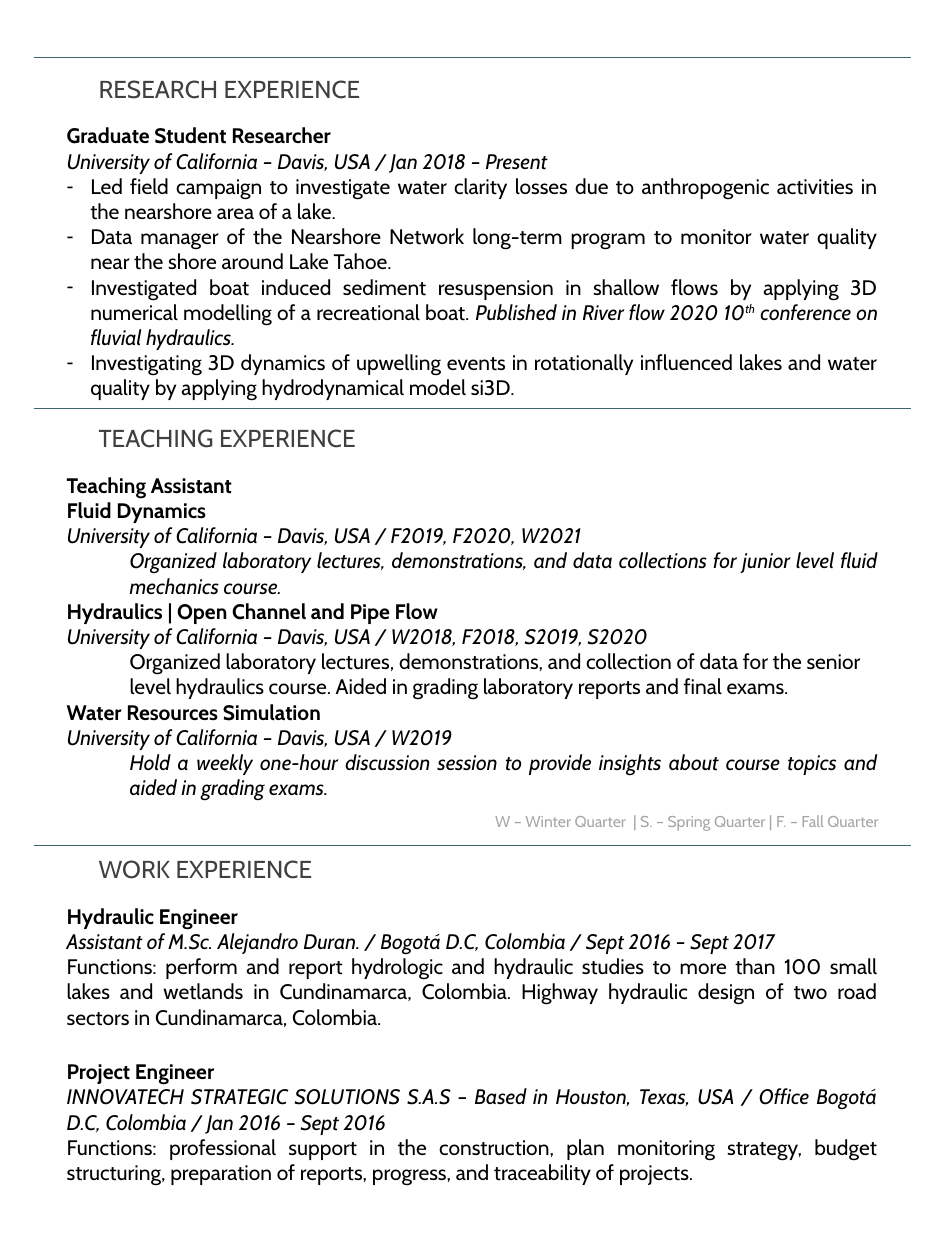
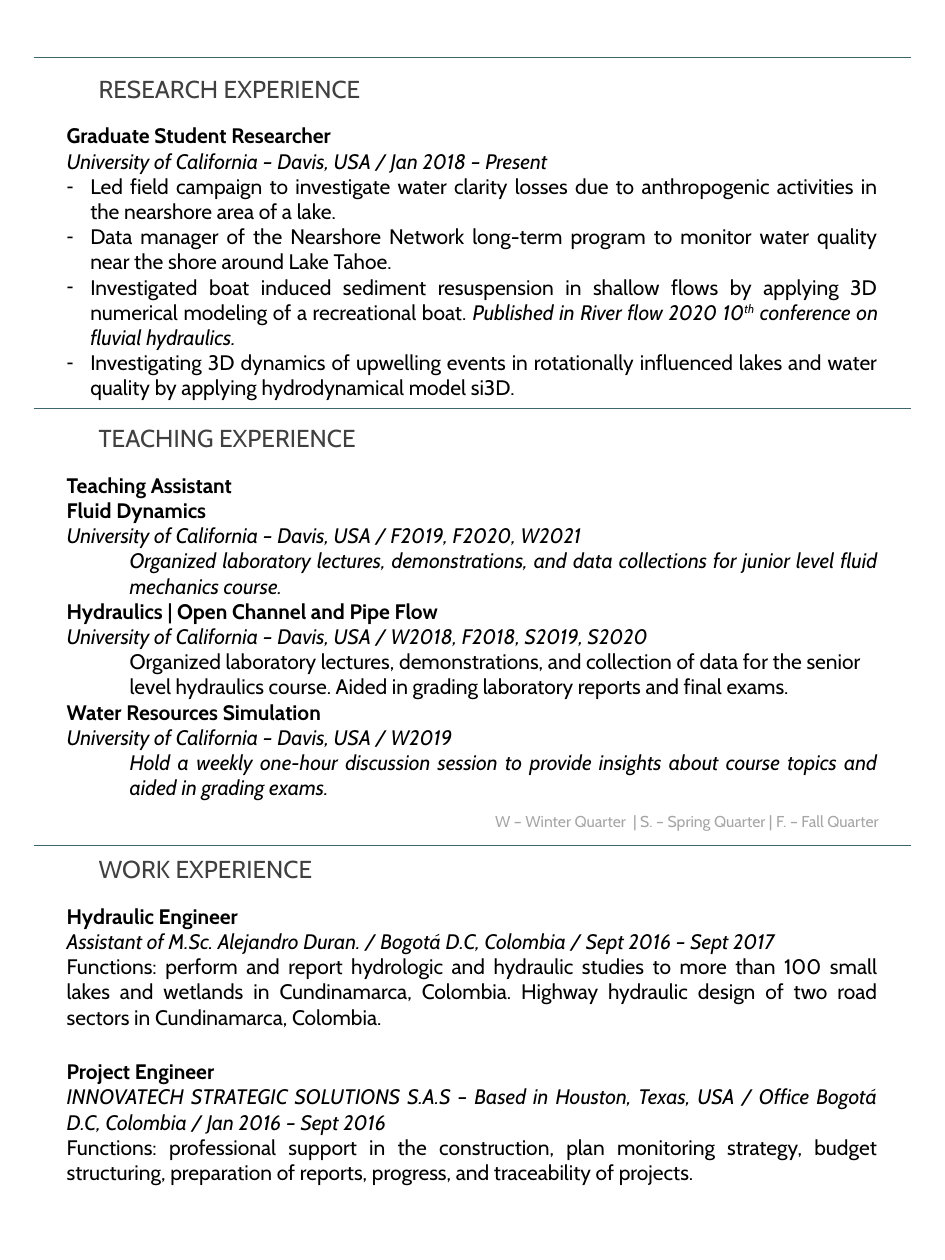
Before and after one commit to savalbuena/savalbuena.github.io, a slide deck: slide 2 of docs/CV_SV_2022_V1.pptx. Drawn at 945x1260 pixels with LibreOffice and Linux fonts; fonts in the diff are those of the drawing. Boxes give left, top, right and bottom in pixels: in the first picture for what was removed or moved away, otherwise in the second. Text is boxed around its words. In the diff, an @@ line names an element or a change of style, - is before the commit and + after.

```diff
--- a/docs/CV_SV_2022_V1.pptx
+++ b/docs/CV_SV_2022_V1.pptx
@@ text at box(90, 279, 878, 350): text changed @@
-‐ Investigated boat induced sediment resuspension in shallow flows by applying 3D numerical modelling of a recreational boat. Published in River flow 2020 10th conference on fluvial hydraulics.
+‐ Investigated boat induced sediment resuspension in shallow flows by applying 3D numerical modeling of a recreational boat. Published in River flow 2020 10th conference on fluvial hydraulics.
```
Also in this commit, not shown: 1 other slide changed, 1 other file.
